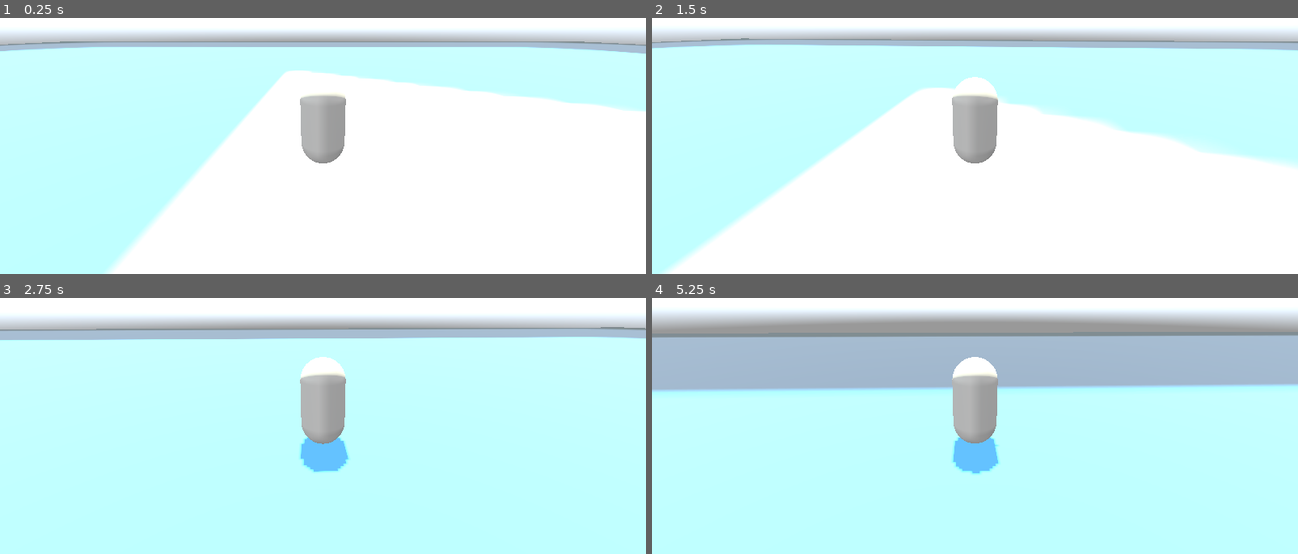
Above: before the commit, frames 1-4 (two rows, left to right).
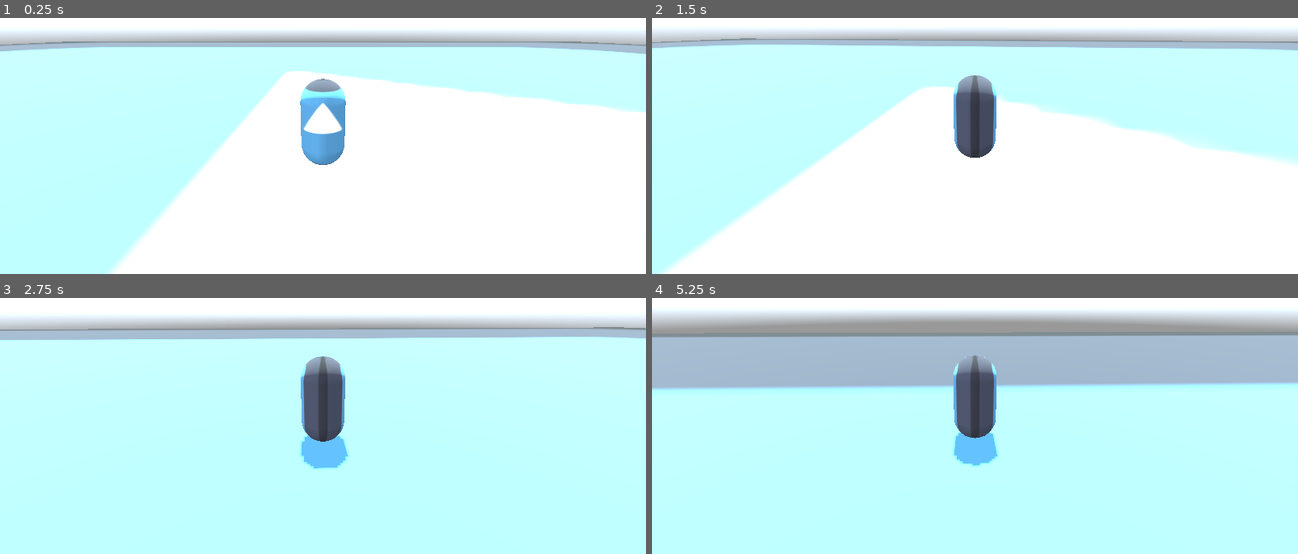
Above: after the commit, the same moments.

Repository: tabyrocket/rat-souls
Game: Godot game, scene res://scenes/test_scene.tscn
The game is run twice, just before and just after one commit, with the same random seed, the same clock (stepped at 60 frames per second) and the same inputs. The engine's default icon, where the game draws it, is replaced by a stand-in: a white triangle on a blue panel in a dark square. A sky picture missing from this copy of the repository is replaced by a grey-blue gradient.
Inputs (mouse positions are in pixels of both pictures, inside the frame that each line leads up to):
- Up to frame 1 (0.25 s): no input
- Up to frame 2 (1.5 s): move the mouse to (1007, 92) at 0.52 s; hold W (move_forward) from 0.53 s (still down); tap Space (dodge) at 0.6, 1.35 s; move the mouse to (942, 94) at 1.27 s
- Up to frame 3 (2.75 s): keep holding W (move_forward); move the mouse to (335, 367) at 2.02 s; tap Space (dodge) at 2.1 s
- Up to frame 4 (5.25 s): keep holding W (move_forward); move the mouse to (968, 377) at 2.77 s; tap Space (dodge) every 0.75 s from 2.85 to 5.1 s; move the mouse to (1020, 377) at 3.52 s; move the mouse to (923, 367) at 4.27 s; move the mouse to (981, 372) at 5.02 s

The runs differ from the first frame. In frame 1, 2.2% of the frame differs, in the area x 1-100%, y 9-58%; in frame 2, 2.4%; in frame 3, 2.3%; in frame 4, 3.6%, in the area x 0-100%, y 13-70%.

Commit message:
Reworked camera movement
Camera is independent of player movement, like a proper soulslike

Diff:
--- a/rat-souls/characters/player/player.gd
+++ b/rat-souls/characters/player/player.gd
@@ -6,6 +6,7 @@
 @export var controller_look_sensitivity: float = 2.0
 @export var min_look_angle_deg: float = -60.0
 @export var max_look_angle_deg: float = 20.0
+var camera_offset: Vector3
 
 # SFX
 @onready var dodge_sfx: AudioStreamPlayer3D = $DodgeSFX
@@ -19,21 +20,30 @@
 var dodge_cooldown_timer: float = 0.0
 var dodge_direction: Vector3 = Vector3.ZERO
 
+# Player model rotation speed (how quickly the character turns to face movement direction)
+var player_model_rotation_speed: float = 10.0
+
 # Movement variables
 var speed = 6.0
 var gravity = ProjectSettings.get_setting("physics/3d/default_gravity")
 
 func _ready():
 	Input.set_mouse_mode(Input.MOUSE_MODE_CAPTURED)
+	# Detach the camera pivot from the player's rotation so they can spin independently
+	camera_offset = camera_pivot.position
+	camera_pivot.top_level = true
 
 func _input(event):
 	# Handle mouse look
 	if event is InputEventMouseMotion:
-		rotate_y(-event.relative.x * mouse_sensitivity)
+		camera_pivot.rotate_y(-event.relative.x * mouse_sensitivity)
 		camera_pivot.rotation.x -= event.relative.y * mouse_sensitivity
 		camera_pivot.rotation.x = clamp(camera_pivot.rotation.x, deg_to_rad(min_look_angle_deg), deg_to_rad(max_look_angle_deg))
 
 func _physics_process(delta):
+	# Keep camera following the player's position
+	camera_pivot.global_position = global_position + camera_offset
+
 	# Update dodge cooldown
 	if dodge_cooldown_timer > 0.0:
 		dodge_cooldown_timer -= delta
@@ -41,33 +51,49 @@
 	# Handle controller look input
 	var look_input = Input.get_vector("look_left", "look_right", "look_up", "look_down")
 	if look_input != Vector2.ZERO:
-		rotate_y(-look_input.x * controller_look_sensitivity * delta)
+		camera_pivot.rotate_y(-look_input.x * controller_look_sensitivity * delta)
 		camera_pivot.rotation.x -= look_input.y * controller_look_sensitivity * delta
 		camera_pivot.rotation.x = clamp(camera_pivot.rotation.x, deg_to_rad(min_look_angle_deg), deg_to_rad(max_look_angle_deg))
 
 	# Handle movement input
 	var input_dir = Input.get_vector("move_left", "move_right", "move_forward", "move_back")
+
+	# Calculate move direction relative to camera
+	var cam_basis = camera_pivot.global_transform.basis
+	var direction = (cam_basis * Vector3(input_dir.x, 0, input_dir.y))
+	direction.y = 0 # keep it flat
+	direction = direction.normalized()
+
 	if Input.is_action_just_pressed("dodge") and dodge_cooldown_timer <= 0.0 and not is_dodging:
 		is_dodging = true
 		dodge_timer = dodge_duration
 		dodge_cooldown_timer = dodge_cooldown
 		dodge_sfx.play()
 
-		dodge_direction = (transform.basis * Vector3(input_dir.x, 0, input_dir.y)).normalized()
+		dodge_direction = direction
 		if dodge_direction == Vector3.ZERO:
-			dodge_direction = -transform.basis.z
-
-	var direction = (transform.basis * Vector3(input_dir.x, 0, input_dir.y)).normalized()
+			# Dodge backwards relative to camera if not moving
+			dodge_direction = (cam_basis * Vector3.BACK).normalized()
 
 	if is_dodging:
 		dodge_timer -= delta
 		velocity.x = dodge_direction.x * dodge_speed
 		velocity.z = dodge_direction.z * dodge_speed
+
+		# Rotate character instantly to face the dodge direction
+		var look_target = global_position - dodge_direction
+		if global_position.is_equal_approx(look_target) == false:
+			look_at(look_target, Vector3.UP)
+
 		if dodge_timer <= 0.0:
 			is_dodging = false
-	elif direction:
+	elif direction != Vector3.ZERO:
 		velocity.x = direction.x * speed
 		velocity.z = direction.z * speed
+
+		# Rotate the player model towards the movement direction smoothly
+		var target_angle = atan2(direction.x, direction.z)
+		rotation.y = lerp_angle(rotation.y, target_angle, player_model_rotation_speed * delta)
 	else:
 		# Stop sliding
 		velocity.x = 0
@@ -79,7 +105,7 @@
 	else:
 		velocity.y = 0
 
-	# Lock rotation
+	# Lock constraints
 	rotation.x = 0
 	rotation.z = 0
 
--- a/rat-souls/characters/player/player.tscn
+++ b/rat-souls/characters/player/player.tscn
@@ -1,9 +1,13 @@
 [gd_scene format=3 uid="uid://3kuq0wfqgwca"]
 
 [ext_resource type="Script" uid="uid://spappu2fk6ei" path="res://characters/player/player.gd" id="1_508ok"]
+[ext_resource type="Texture2D" uid="uid://dk7pyoxf07ucc" path="res://icon.svg" id="2_exd8k"]
 [ext_resource type="AudioStream" uid="uid://cdxaqenhkkuvi" path="res://assets/sound/sfx/dash.mp3" id="2_xxgcw"]
 
 [sub_resource type="CapsuleShape3D" id="CapsuleShape3D_6p3mc"]
+
+[sub_resource type="StandardMaterial3D" id="StandardMaterial3D_5dc8e"]
+albedo_texture = ExtResource("2_exd8k")
 
 [sub_resource type="CapsuleMesh" id="CapsuleMesh_dnjla"]
 
@@ -14,6 +18,7 @@
 shape = SubResource("CapsuleShape3D_6p3mc")
 
 [node name="MeshInstance3D" type="MeshInstance3D" parent="." unique_id=613146334]
+material_override = SubResource("StandardMaterial3D_5dc8e")
 mesh = SubResource("CapsuleMesh_dnjla")
 
 [node name="CameraPivot" type="Node3D" parent="." unique_id=1419448908]
@@ -21,9 +26,6 @@
 [node name="Camera3D" type="Camera3D" parent="CameraPivot" unique_id=1924572805]
 transform = Transform3D(1, 0, 0, 0, 0.9659258, 0.25881904, 0, -0.25881904, 0.9659258, 0, 2, 5)
 
-[node name="CSGTorus3D" type="CSGTorus3D" parent="." unique_id=411861124]
-transform = Transform3D(0.5, 0, 0, 0, 0.5, 0, 0, 0, 0.5, 0, 0.444, -0.383)
-
 [node name="DodgeSFX" type="AudioStreamPlayer3D" parent="." unique_id=1654719454]
 stream = ExtResource("2_xxgcw")
 bus = &"SFX"
